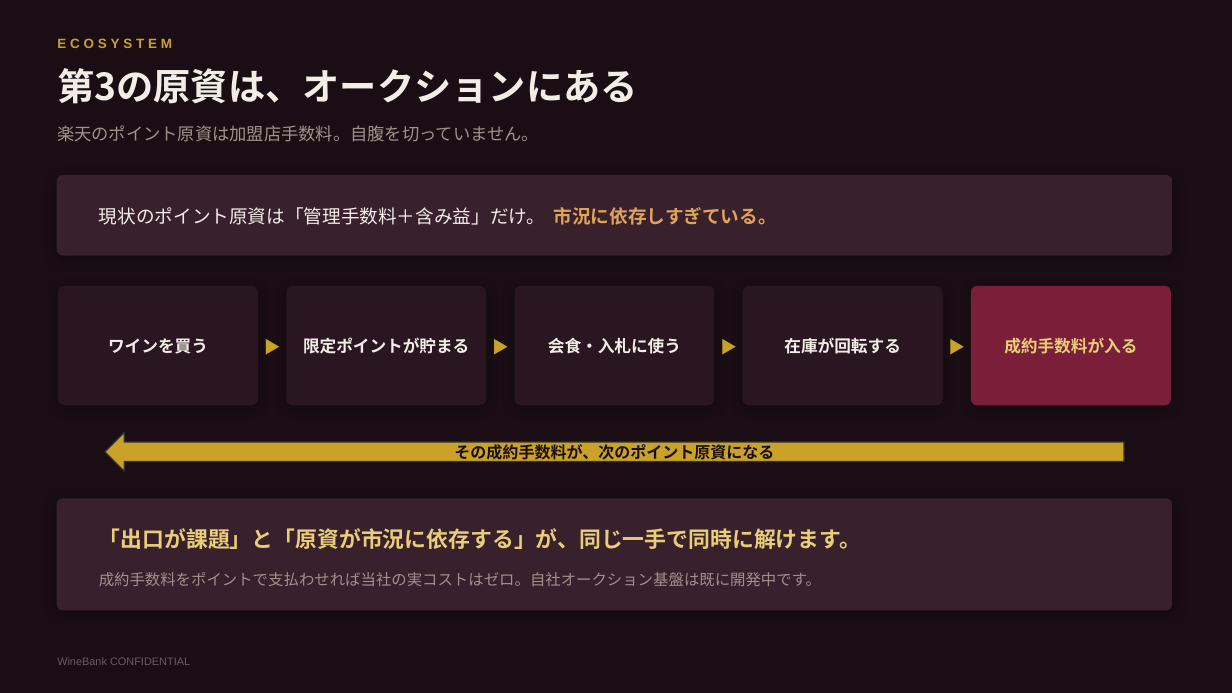
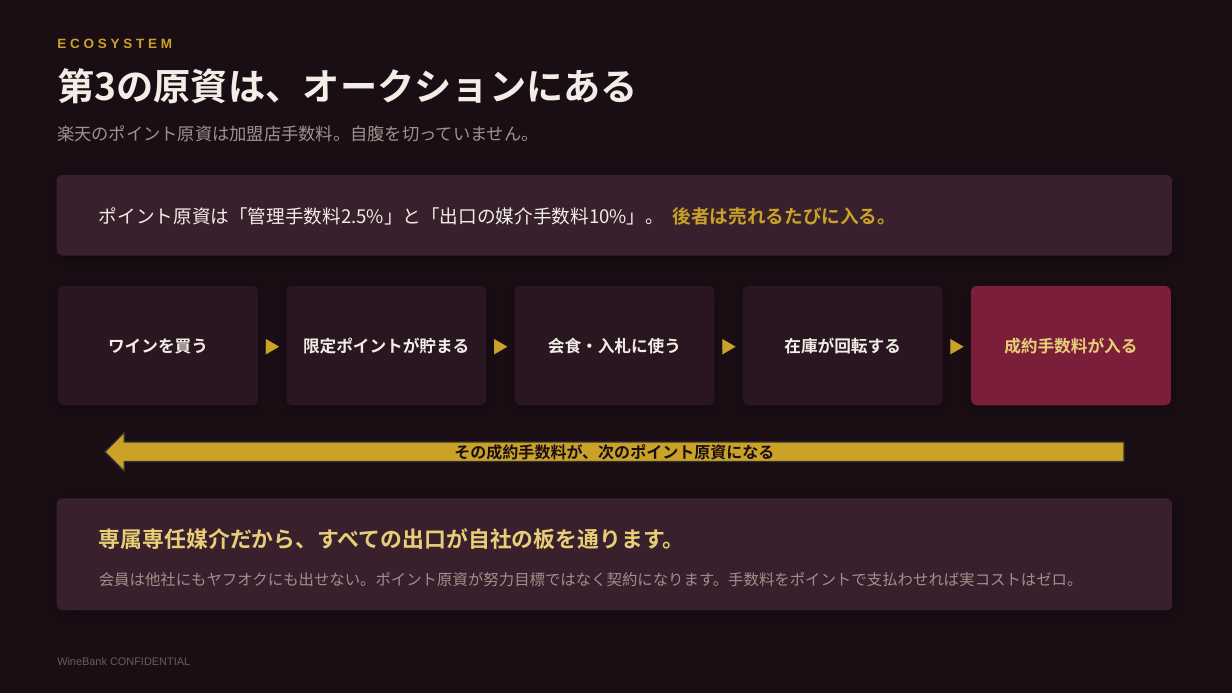
Before and after one commit to nakano-winebank/wine-auction, a slide deck: slide 14 of 提案資料/WineBank_ビジネスポイント経済圏構想.pptx (slide 13 before the commit). Drawn at 1232x693 pixels with LibreOffice and Linux fonts; fonts in the diff are those of the drawing. Boxes give left, top, right and bottom in pixels: in the first picture for what was removed or moved away, otherwise in the second. Text is boxed around its words. In the diff, an @@ line names an element or a change of style, - is before the commit and + after.

```diff
--- a/提案資料/WineBank_ビジネスポイント経済圏構想.pptx
+++ b/提案資料/WineBank_ビジネスポイント経済圏構想.pptx
@@ text at bbox=[99, 207, 897, 225]: text changed @@
-現状のポイント原資は「管理手数料＋含み益」だけ。 市況に依存しすぎている。
+ポイント原資は「管理手数料2.5%」と「出口の媒介手数料10%」。 後者は売れるたびに入る。
@@ text at bbox=[99, 528, 685, 549]: text changed @@
-「出口が課題」と「原資が市況に依存する」が、同じ一手で同時に解けます。
+専属専任媒介だから、すべての出口が自社の板を通ります。
@@ text at bbox=[99, 572, 1083, 586]: text changed @@
-成約手数料をポイントで支払わせれば当社の実コストはゼロ。自社オークション基盤は既に開発中です。
+会員は他社にもヤフオクにも出せない。ポイント原資が努力目標ではなく契約になります。手数料をポイントで支払わせれば実コストはゼロ。
```
Also in this commit, not shown: 7 other slides changed, 3 slides added, 2 slides removed, 1 other file.
